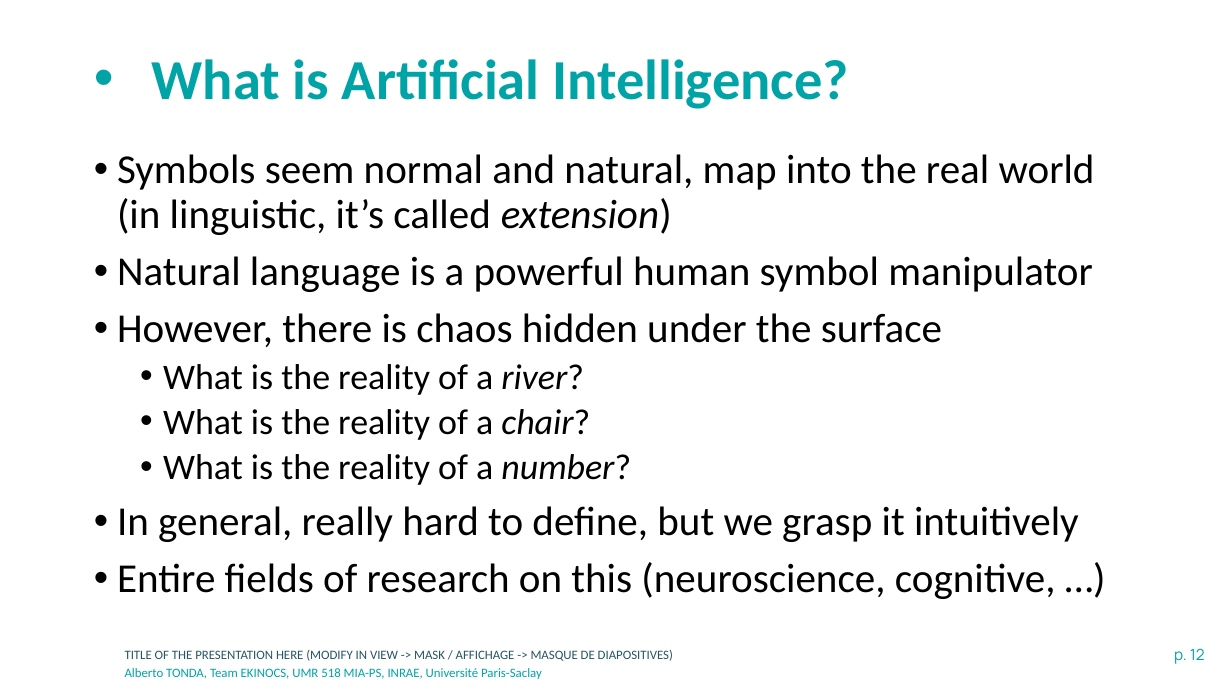
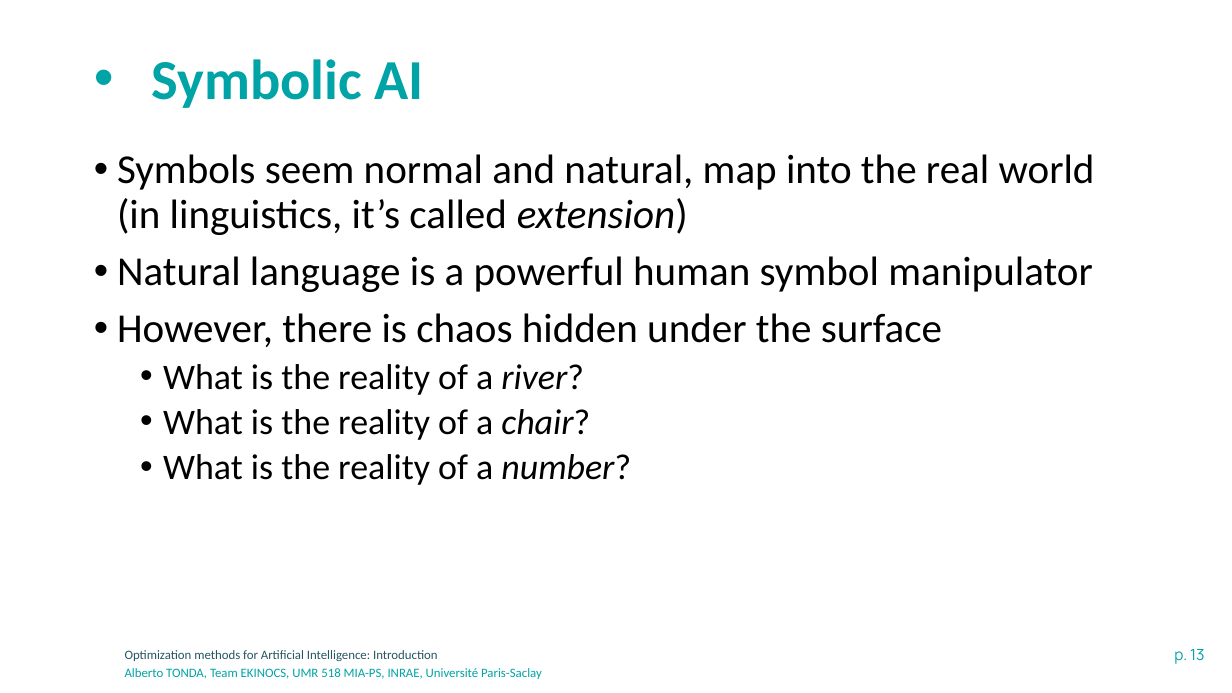
Before and after one commit to albertotonda/teaching, a slide deck: slide 13 of optimization-methods-for-artificial-intelligence/introduction.pptx (slide 12 before the commit). Drawn at 1232x693 pixels with LibreOffice and Linux fonts; fonts in the diff are those of the drawing; background and template pictures are left out. Boxes give left, top, right and bottom in pixels: in the first picture for what was removed or moved away, otherwise in the second. Text is boxed around its words. In the diff, an @@ line names an element or a change of style, - is before the commit and + after.

Commit message:
Added slides in pptx

```diff
--- a/optimization-methods-for-artificial-intelligence/introduction.pptx
+++ b/optimization-methods-for-artificial-intelligence/introduction.pptx
@@ title at [152,59,424,108]: text changed @@
-• What is Artificial Intelligence?
+• Symbolic AI
@@ text at [117,154,1095,235]: text changed @@
-• Symbols seem normal and natural, map into the real world (in linguistic, it’s called extension)
+• Symbols seem normal and natural, map into the real world (in linguistics, it’s called extension)
@@ text at [117,506,1079,599]: paragraphs removed @@
-• In general, really hard to define, but we grasp it intuitively
-• Entire fields of research on this (neuroscience, cognitive, …)
@@ text at [125,650,438,661]: text changed @@
-TITLE OF THE PRESENTATION HERE (MODIFY IN VIEW -> MASK / AFFICHAGE -> MASQUE DE DIAPOSITIVES)
+Optimization methods for Artificial Intelligence: Introduction
@@ page number at [1174,649,1205,664]: text changed @@
-p. 12
+p. 13
```
Also in this commit, not shown: 11 other slides changed, 11 slides added, 4 other files.
